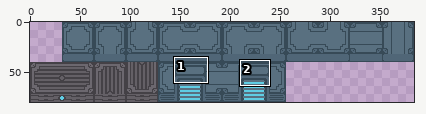
Edited in one commit: sprite sheet (docs/assets/Test-BlockTile.png). Above: a wide view before the commit, with the close-up outlined.
Close-up. Before:
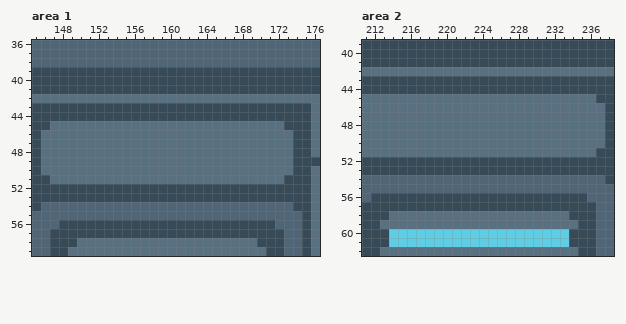
The file is 384x80 pixels. Shown: area 1: x 145..176, y 36..59; area 2: x 211..238, y 39..62.
The same view after the edit:
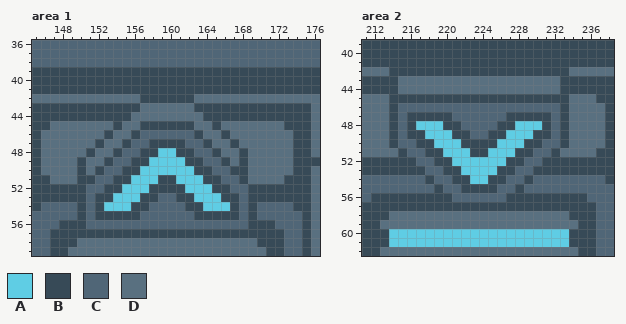
Palette (. is transparent): A #5fcde4  B #374a57  C #506677  D #597080
From old to new:
Area 1:
y 42: x 157..162 DDDDDD -> BBBBBB
y 43: x 157..162 BBBBBB -> DDDDDD
y 44: x 156..163 BBBBBBBB -> DDDDDDDD
y 45: x 154 D -> B; x 157..162 DDDDDD -> BBBBBB; x 165 D -> B
y 46: x 153 D -> B; x 156..163 DDDDDDDD -> BCCCCCCB; x 166 D -> B
y 47: x 152 D -> B; x 155..164 DDDDDDDDDD -> BCCBBBBCCB; x 167 D -> B
y 48: x 151 D -> B; x 154..165 DDDDDDDDDDDD -> BCCBBAABBCCB; x 168 D -> B
y 49: x 150 D -> B; x 153..166 DDDDDDDDDDDDDD -> BCCBBAAAABBCCB; x 168 D -> B
y 50: x 150 D -> B; x 152..168 DDDDDDDDDDDDDDDDD -> BCCBBAAAAAABBCCBB
y 51: x 150..168 DDDDDDDDDDDDDDDDDDD -> BBCCBBAAABBAAABBCCB
y 52: x 151..152 BB -> CC; x 155..157 BBB -> AAA; x 162..164 BBB -> AAA; x 167..168 BB -> CC
y 53: x 151 B -> C; x 154..156 BBB -> AAA; x 159..160 BB -> CC; x 163..165 BBB -> AAA; x 168 B -> C
y 54: x 150 C -> B; x 152..157 CCCCCC -> BAAABB; x 162..167 CCCCCC -> BBAAAB; x 169 C -> B
y 55: x 150 C -> B; x 152..156 CCCCC -> BBBBB; x 163..167 CCCCC -> BBBBB; x 169 C -> B
y 56: x 151..168 BBBBBBBBBBBBBBBBBB -> CCCCCCCCCCCCCCCCCC
Area 2:
y 42: x 214..233 DDDDDDDDDDDDDDDDDDDD -> BBBBBBBBBBBBBBBBBBBB
y 43..44: x 215..232 BBBBBBBBBBBBBBBBBB -> DDDDDDDDDDDDDDDDDD
y 45: x 214..233 DDDDDDDDDDDDDDDDDDDD -> BBBBBBBBBBBBBBBBBBBB
y 46: x 214..233 DDDDDDDDDDDDDDDDDDDD -> BCCCCCCCCCCCCCCCCCCB
y 47: x 214..233 DDDDDDDDDDDDDDDDDDDD -> BCBBBBBCCCCCCBBBBBCB
y 48: x 214..233 DDDDDDDDDDDDDDDDDDDD -> BCBAAABBCCCCBBAAABCB
y 49: x 214..233 DDDDDDDDDDDDDDDDDDDD -> BCBBAAABBCCBBAAABBCB
y 50: x 214..233 DDDDDDDDDDDDDDDDDDDD -> BCCBBAAABBBBAAABBCCB
y 51: x 215..232 DDDDDDDDDDDDDDDDDD -> BCCBBAAABBAAABBCCB
y 52: x 217..218 BB -> CC; x 221..226 BBBBBB -> AAAAAA; x 229..230 BB -> CC
y 53: x 218..219 BB -> CC; x 222..225 BBBB -> AAAA; x 228..229 BB -> CC
y 54: x 218 C -> B; x 221..226 CCCCCC -> BBAABB; x 229 C -> B
y 55: x 219 C -> B; x 222..225 CCCC -> BBBB; x 228 C -> B
y 56: x 221..226 BBBBBB -> CCCCCC
